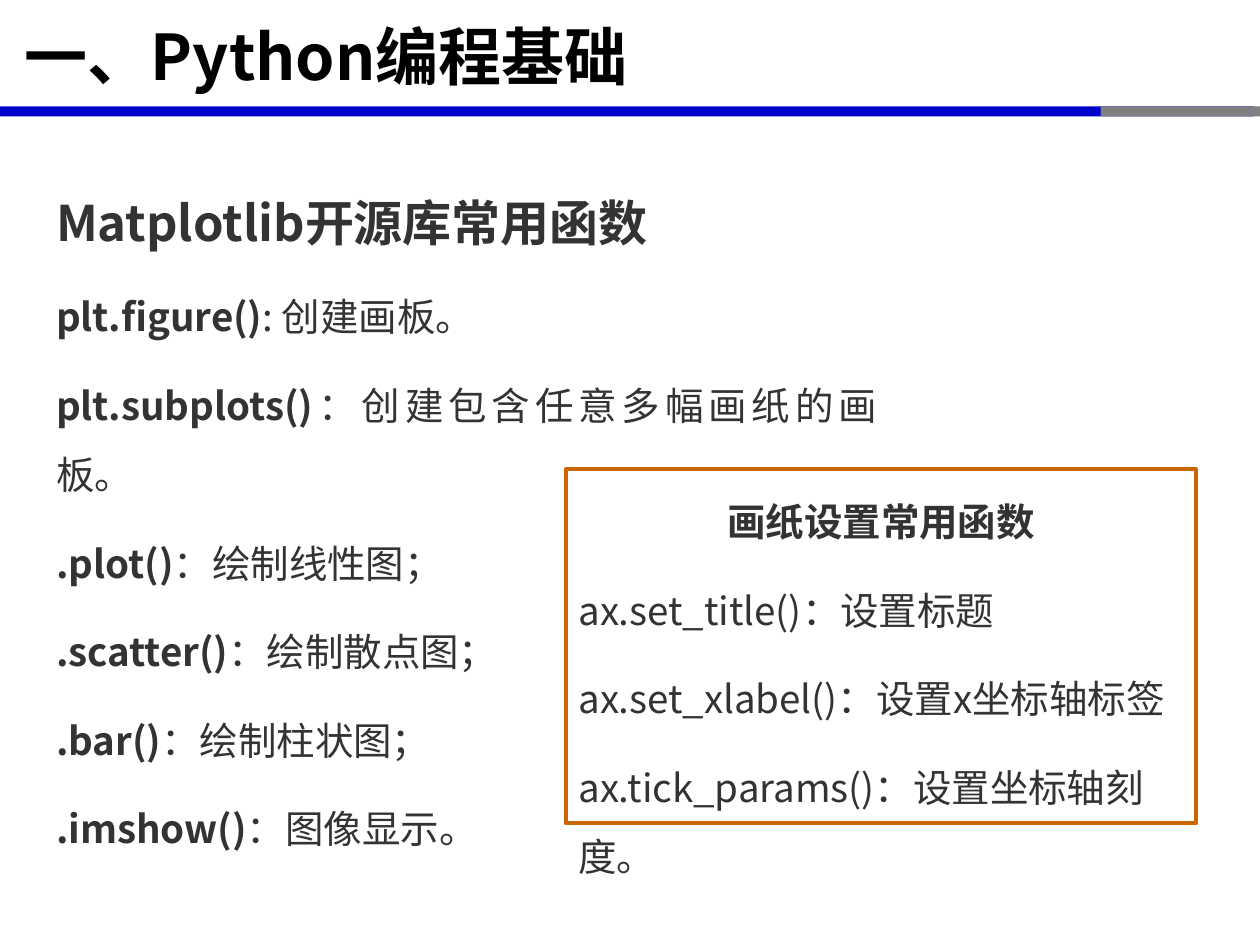
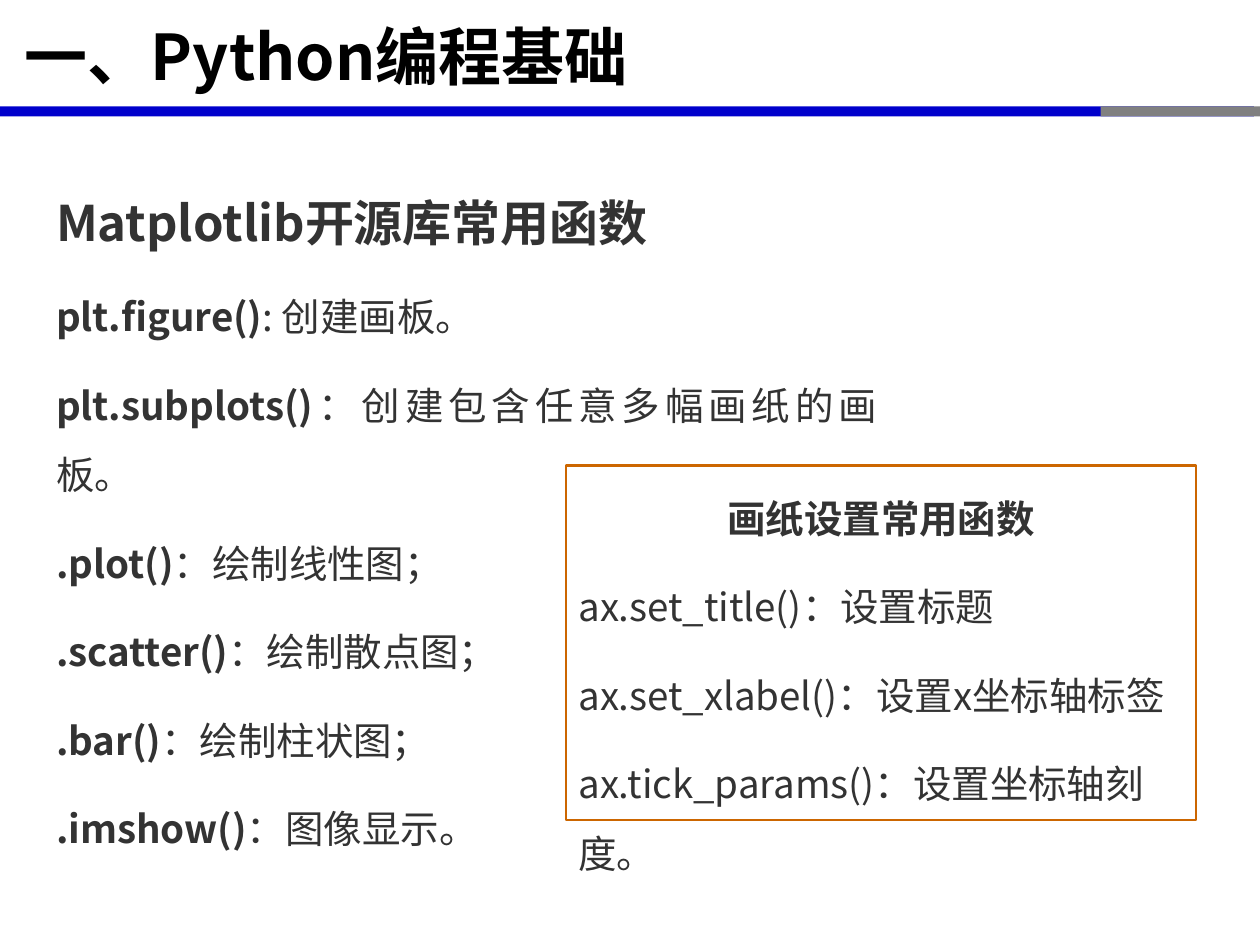
Before and after one commit to xinluo2018/open-source-gis-course, a slide deck: slide 23 of 第3章-开源GIS软件开发环境-6课时/第3章--开源GIS软件开发环境-Python编程基础-2学时.pptx. Drawn at 1260x945 pixels with LibreOffice and Linux fonts; fonts in the diff are those of the drawing. Boxes give left, top, right and bottom in pixels: in the first picture for what was removed or moved away, otherwise in the second. Text is boxed around its words. In the diff, an @@ line names an element or a change of style, - is before the commit and + after.

```diff
--- a/第3章-开源GIS软件开发环境-6课时/第3章--开源GIS软件开发环境-Python编程基础-2学时.pptx
+++ b/第3章-开源GIS软件开发环境-6课时/第3章--开源GIS软件开发环境-Python编程基础-2学时.pptx
@@ rectangle "画纸设置常用函数" at bbox=[566, 466, 1196, 820]: outline #CC6600 2.25 pt to #CC6600 1.5 pt @@
```
Also in this commit, not shown: 5 other slides changed, 3 other files.
